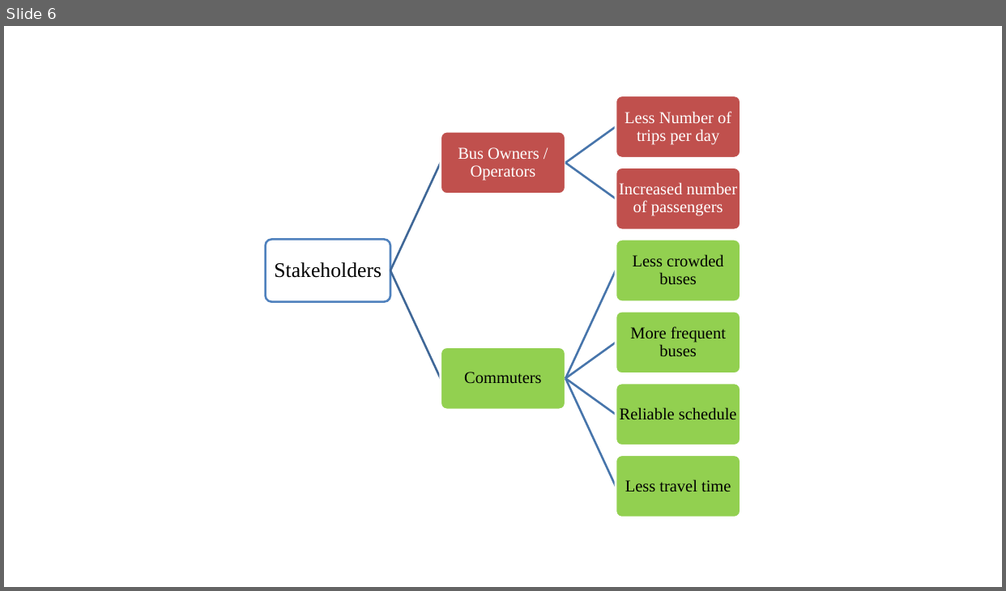
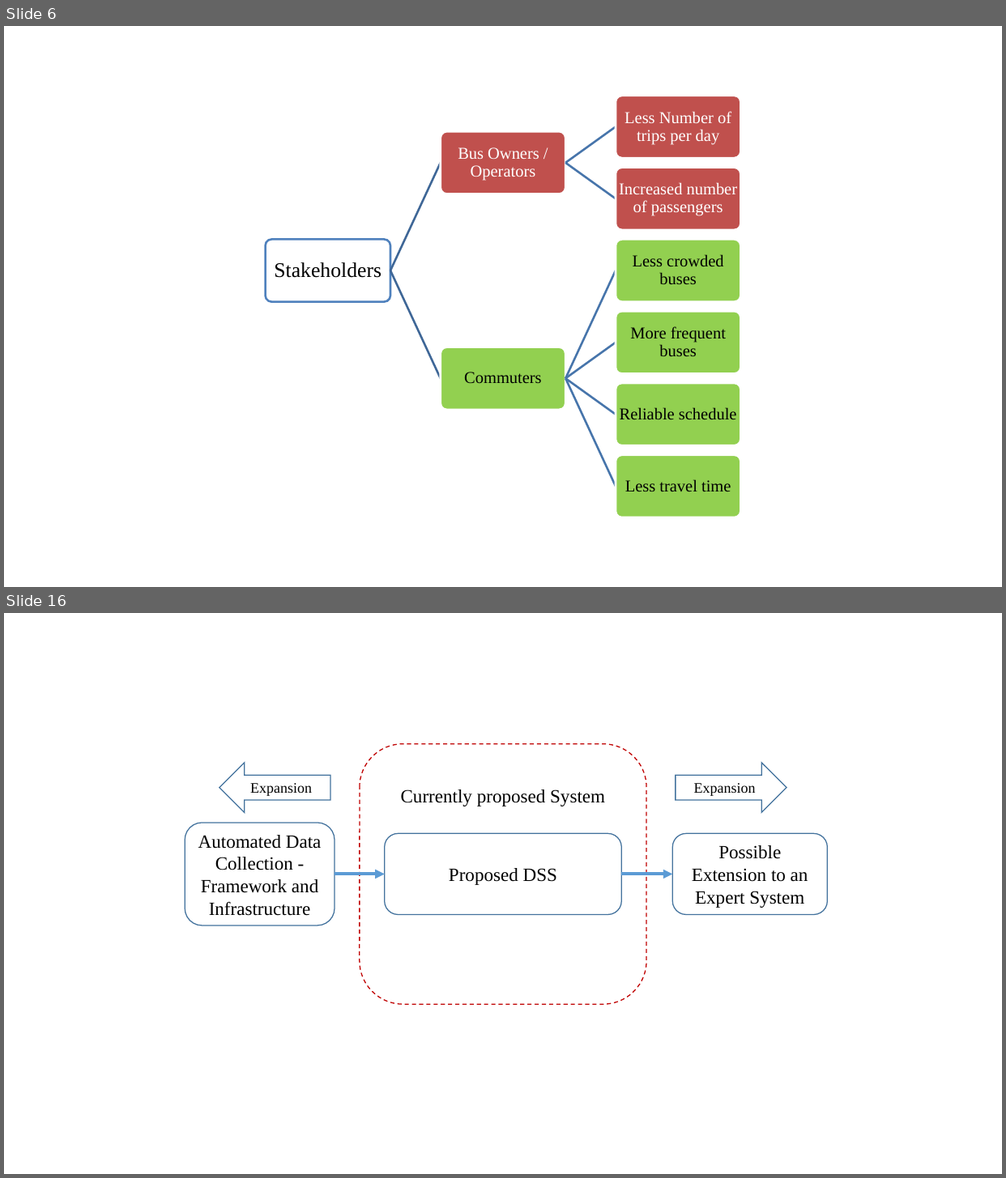
Before and after one commit to afthaj/draftFullReport, a slide deck: figures.pptx. Shown one above the other, each under a label of ours: slide 6 before the commit, slides 6 and 16 after it; the slides between them are not shown. The pictures are 1006x591 and 1006x1178 pixels, drawn with LibreOffice and Linux fonts; fonts in the diff are those of the drawing. Boxes give left, top, right and bottom in pixels: in the first picture for what was removed or moved away, otherwise in the second. Text is boxed around its words. In the diff, an @@ line names an element or a change of style, - is before the commit and + after.

```diff
--- a/figures.pptx
+++ b/figures.pptx
@@ slide 16 added at box(4, 613, 1002, 1174), background #FFFFFF @@
@@ group added at box(185, 744, 828, 1004): 4 rounded rectangles, 2 arrows, 2 right arrows @@
+Currently proposed System
+Proposed DSS
+Automated Data Collection - Framework and Infrastructure
+Possible Extension to an Expert System
+Expansion
+Expansion
```
Also in this commit, not shown: 3 slides changed, 6 other slides added, 35 other files.
